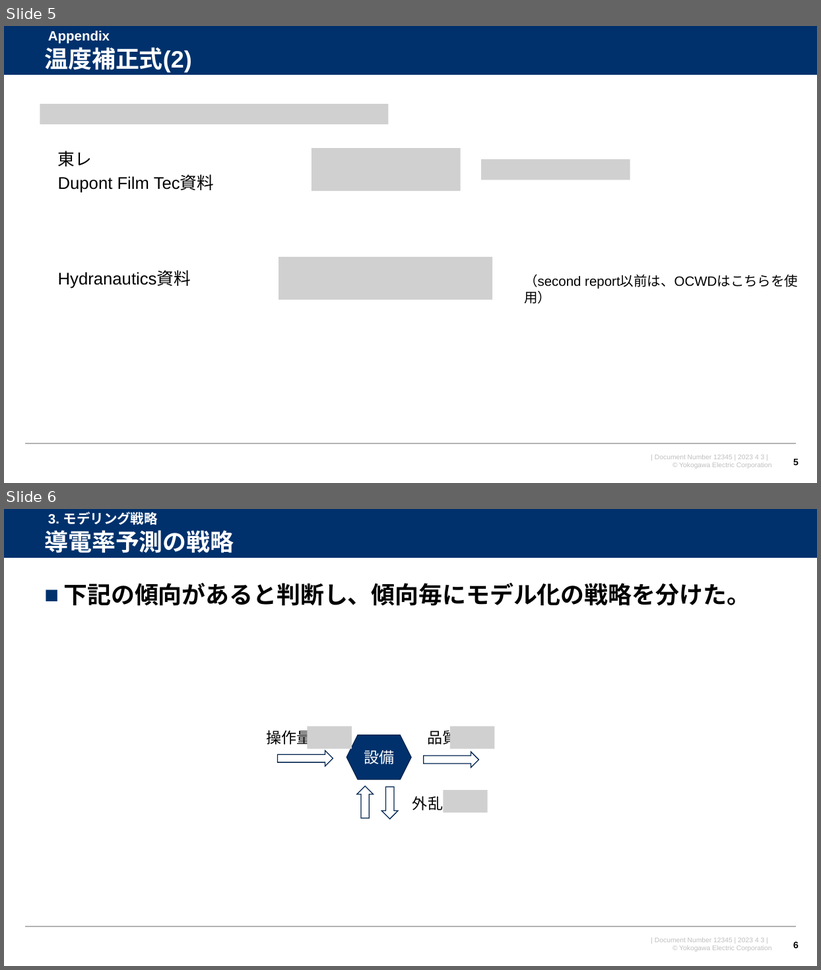
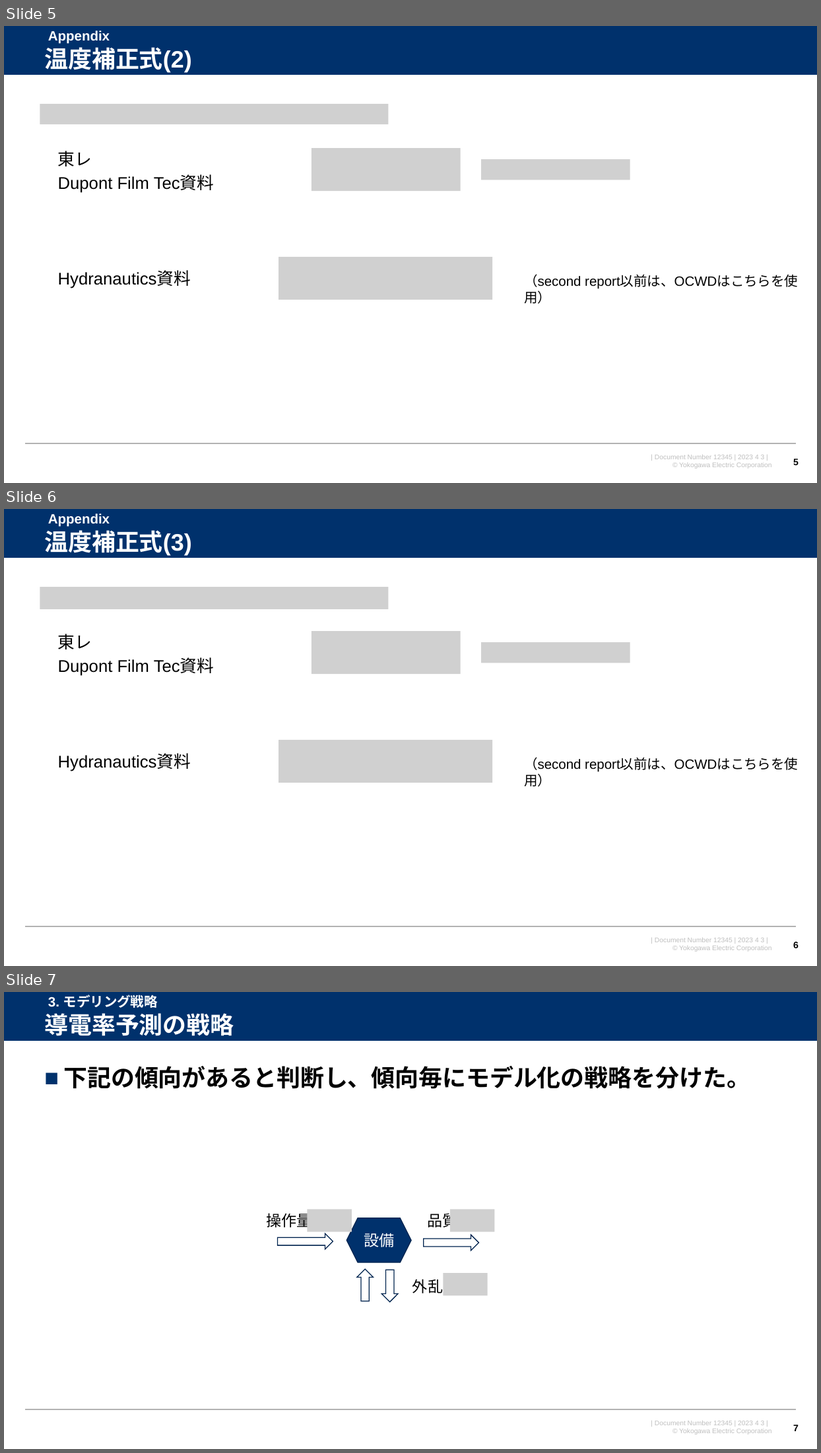
Before and after one commit to watarukumagai-git/opt, a slide deck: Reuse_Water/230403_米国再生水NAWI 解析進め方_rev.0.pptx. Shown one above the other, each under a label of ours: slides 5 and 6 before the commit, slides 5, 6 and 7 after it. The pictures are 821x970 and 821x1453 pixels, drawn with LibreOffice and Linux fonts; fonts in the diff are those of the drawing; grey boxes stand for pictures; background and template pictures are left out. Boxes give left, top, right and bottom in pixels: in the first picture for what was removed or moved away, otherwise in the second. Text is boxed around its words. In the diff, an @@ line names an element or a change of style, - is before the commit and + after.

```diff
--- a/Reuse_Water/230403_米国再生水NAWI 解析進め方_rev.0.pptx
+++ b/Reuse_Water/230403_米国再生水NAWI 解析進め方_rev.0.pptx
@@ slide 6 added at box(4, 509, 817, 966), background #FFFFFF; not listed: 4 template elements that a slide beside it also shows @@
@@ title added at box(44, 526, 191, 556), 28 pt, text #FFFFFF, bold @@
+温度補正式(3)
@@ text added at box(48, 514, 110, 527), 16 pt, text #FFFFFF, bold @@
+Appendix
@@ picture added at box(40, 587, 388, 609) @@
@@ text added at box(58, 634, 92, 650), 20 pt, text #000000 @@
+東レ
@@ picture added at box(312, 632, 460, 674) @@
@@ picture added at box(482, 642, 630, 663) @@
@@ text added at box(58, 659, 215, 676), 20 pt, text #000000 @@
+Dupont Film Tec資料
@@ picture added at box(279, 740, 492, 783) @@
@@ text added at box(58, 754, 191, 772), 20 pt, text #000000 @@
+Hydranautics資料
@@ text added at box(524, 757, 798, 772), 16 pt, text #000000 @@
+（second report以前は、OCWDはこちらを使用）
@@ page number added at box(793, 942, 799, 949), 11 pt, text #000000, bold @@
+6
@@ what was slide 6 is now slide 7 @@
@@ page number at box(793, 1425, 799, 1432): text changed @@
-6
+7
```
